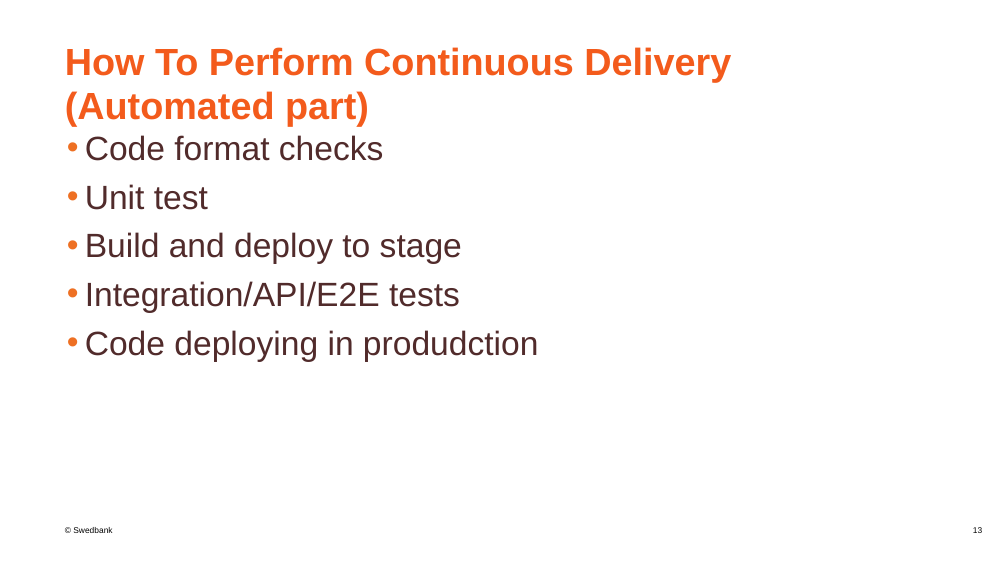
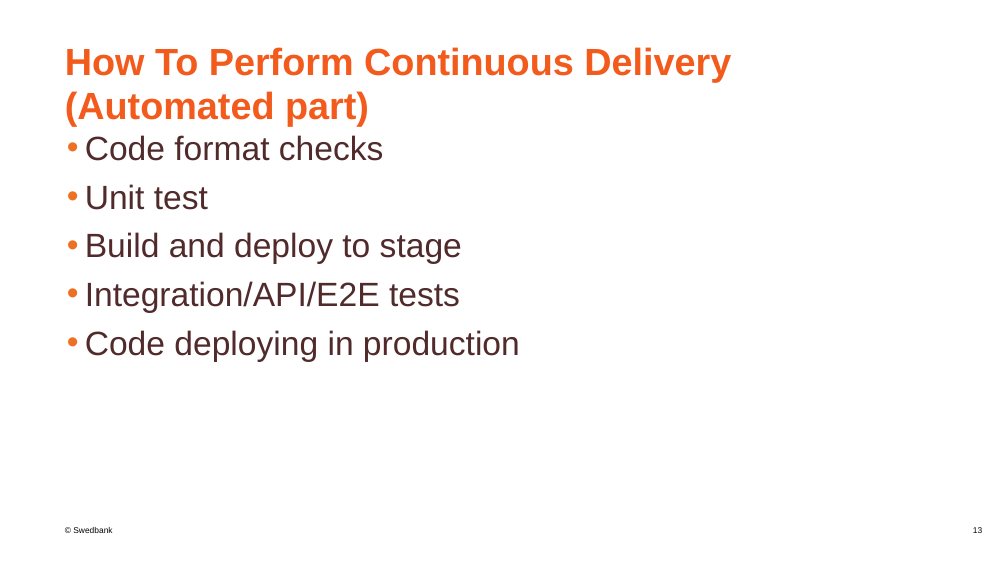
Before and after one commit to mantelisb/CICD-lecture, a slide deck: slide 13 of CICD.pptx. Drawn at 1008x567 pixels with LibreOffice and Linux fonts; fonts in the diff are those of the drawing; background and template pictures are left out. Boxes give left, top, right and bottom in pixels: in the first picture for what was removed or moved away, otherwise in the second. Text is boxed around its words. In the diff, an @@ line names an element or a change of style, - is before the commit and + after.

```diff
--- a/CICD.pptx
+++ b/CICD.pptx
@@ text at [85,330,520,362]: text changed @@
-• Code deploying in produdction
+• Code deploying in production
```
Also in this commit, not shown: 1 other file.
